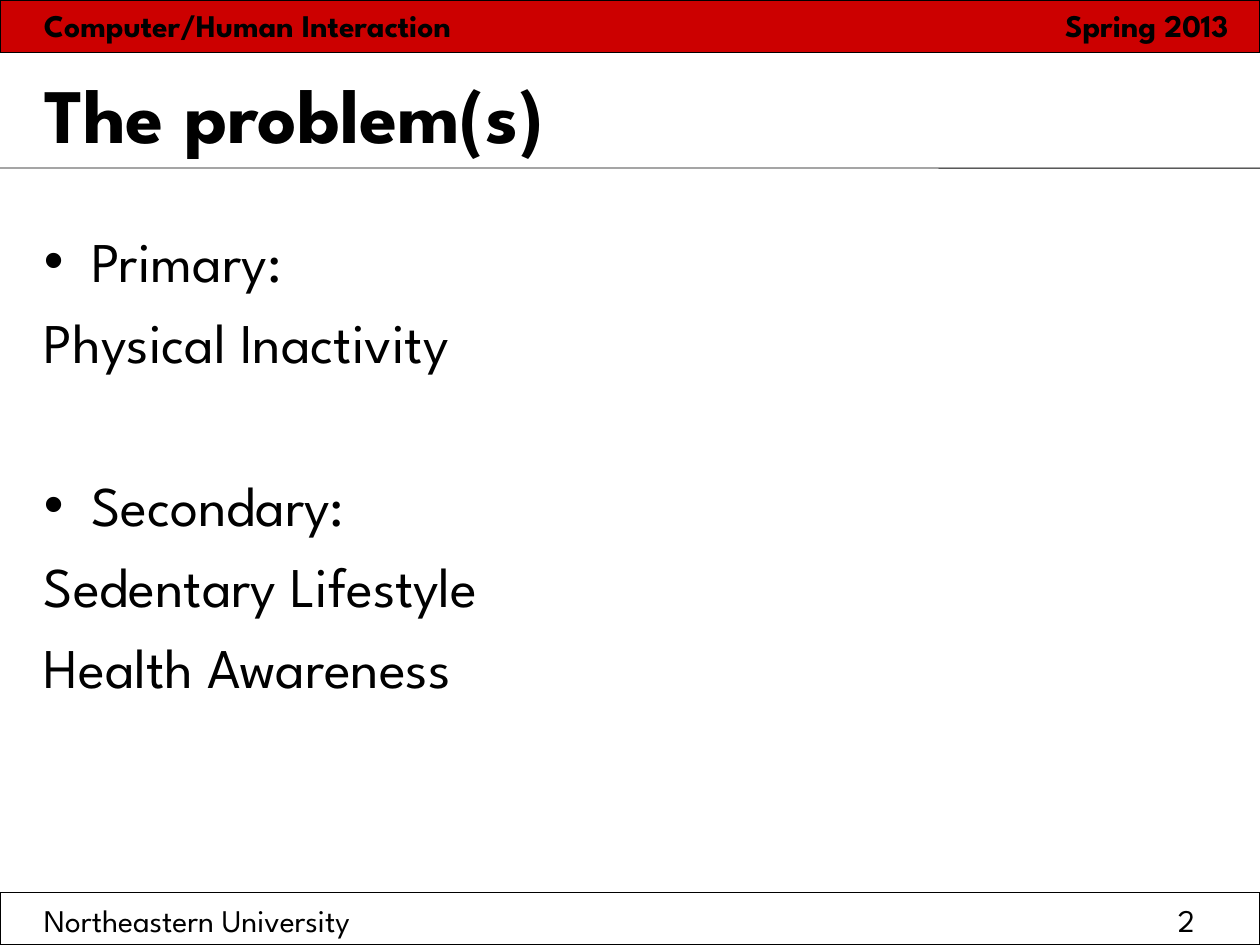
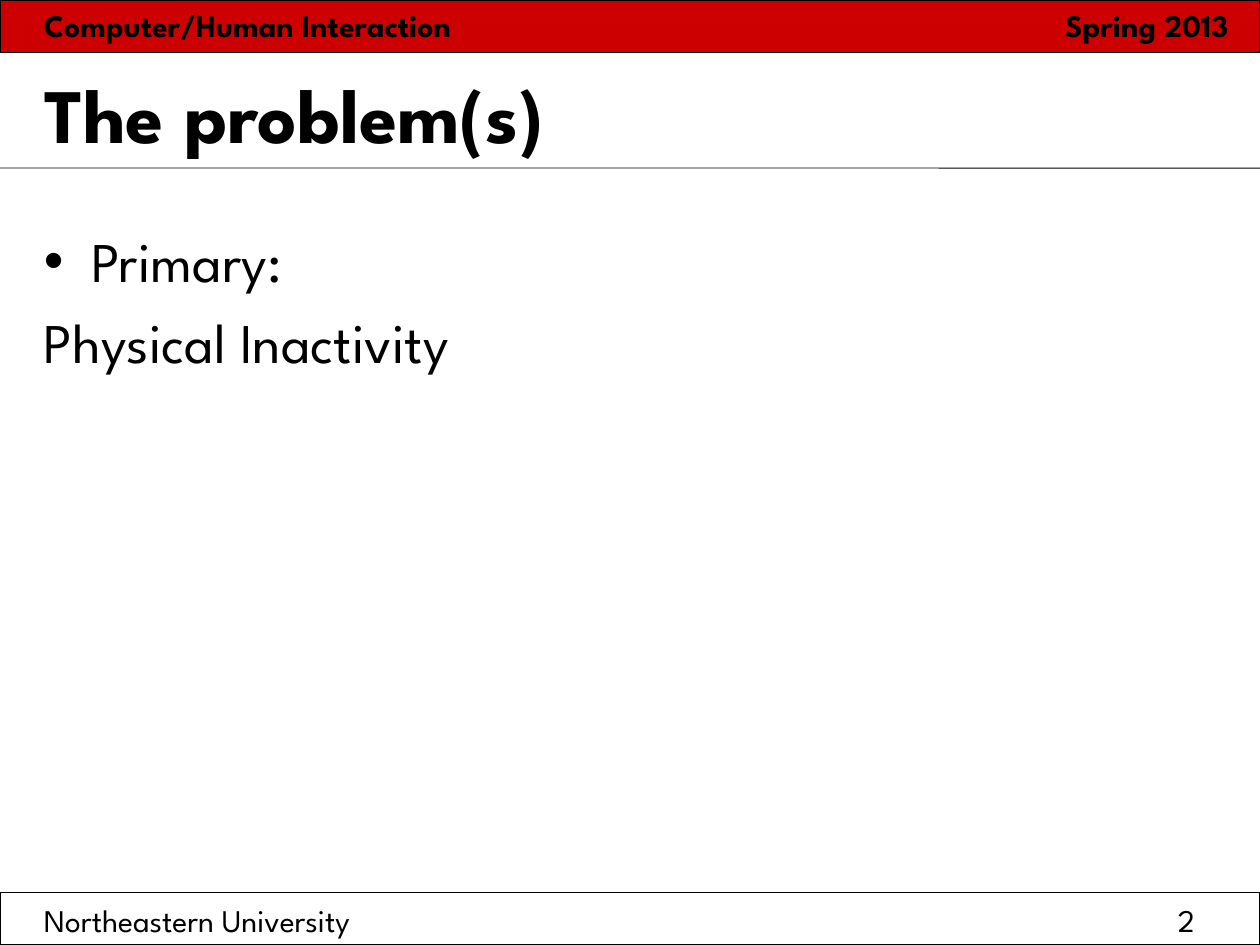
Before and after one commit to hci2014/sandbox, a slide deck: slide 2 of FinalPresentationTemplate.ppt. Drawn at 1260x945 pixels with LibreOffice and Linux fonts; fonts in the diff are those of the drawing. Boxes give left, top, right and bottom in pixels: in the first picture for what was removed or moved away, otherwise in the second. Text is boxed around its words. In the diff, an @@ line names an element or a change of style, - is before the commit and + after.

```diff
--- a/FinalPresentationTemplate.ppt
+++ b/FinalPresentationTemplate.ppt
@@ text at bbox=[44, 487, 477, 689]: paragraphs removed @@
-• Secondary:
-Sedentary Lifestyle
-Health Awareness
```
Also in this commit, not shown: 9 other slides changed, 1 other file.
